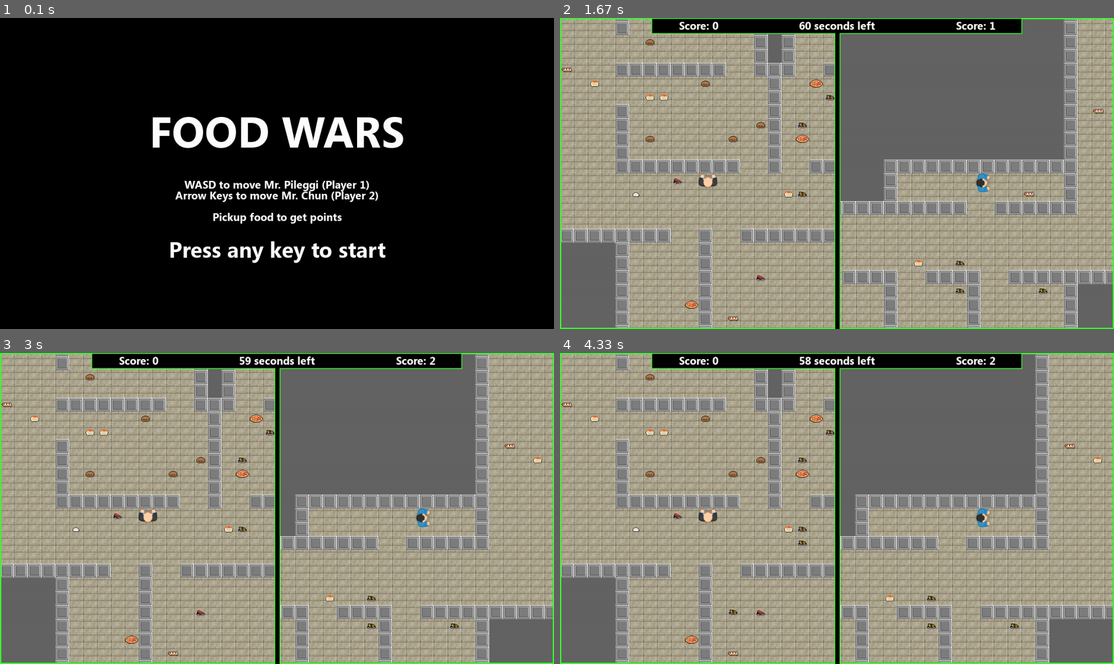
Above: before the commit, frames 1-4 (two rows, left to right).
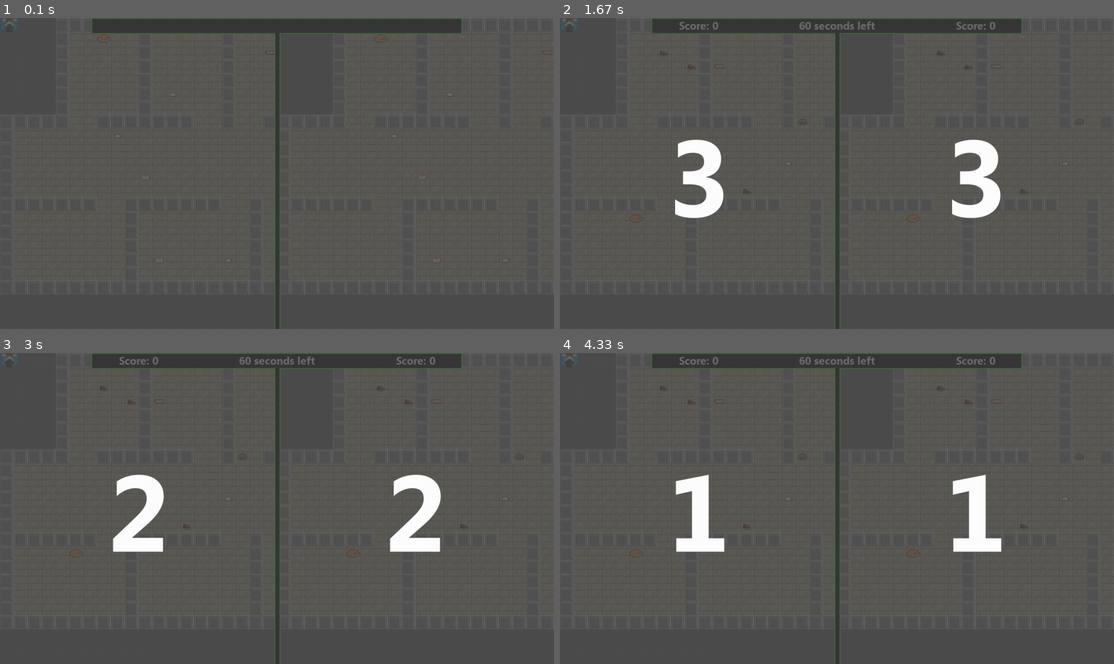
Above: after the commit, the same moments.

Repository: bly852/food-wars
Game: pygame game, started from game.py
The game is run twice, just before and just after one commit, with the same random seed, the same clock (stepped at 60 frames per second) and the same inputs.
Inputs:
- Up to frame 1 (0.1 s): no input
- Up to frame 2 (1.67 s): hold Right from 1.33 s (still down)
- Up to frame 3 (3 s): release Right at 1.8 s
- Up to frame 4 (4.33 s): no input

The runs differ from the first frame. In frame 1, 100% of the frame differs, in the area x 0-100%, y 0-100%; in frame 2, 79%; in frame 3, 81%; in frame 4, 81%.

Commit message:
Added Countdown timer before game and started on new start menu

Diff:
--- a/game.py
+++ b/game.py
@@ -23,7 +23,6 @@
     """
     Game class that contains the entire game
     """
-
     def __init__(self):
         """
         initialize pygame window when an instance is created
@@ -103,10 +102,6 @@
         """
         initializes a new game resetting cameras and sprite groups
         """
-
-        # tells the game it is no longer at the spash screen
-        self.splashscreen = False
-
         # sprite groups to organize all sprites
         self.all_sprites = pygame.sprite.Group()
         self.players = pygame.sprite.Group()
@@ -150,6 +145,7 @@
         """
         main game loop
         """
+        self.splashscreen = False # Tells the game it is no longer at splash screen
         self.playing = True
         self.elapsed_time = 0
         self.foodTimer = 0
@@ -158,6 +154,7 @@
             self.events()
             self.update()
             self.draw()
+            pygame.display.flip()
 
     def quit(self):
         """
@@ -214,9 +211,6 @@
         # draws player score to the screen
         self.draw_text('Score: {}'.format(self.player1.score), self.default_font_bold, 25, white, self.screen_width / 4, 17, align='center')
         self.draw_text('Score: {}'.format(self.player2.score), self.default_font_bold, 25, white, self.screen_width - (self.screen_width / 4), 17, align='center')
-
-        # flip render to the screen
-        pygame.display.flip()
 
     def events(self):
         """
@@ -249,15 +243,28 @@
         """
         shows the games start screen
         """
-        # sets the screen as black
-        self.screen.fill(black)
-
-        # draws splash screen text
-        self.draw_text('FOOD WARS', self.default_font_bold, 100, white, self.screen_width // 2, self.screen_height // 2 - 100, align='center')
-        self.draw_text('WASD to move Mr. Pileggi (Player 1)', self.default_font_bold, 25, white, self.screen_width // 2, self.screen_height // 2 + 25, align='center')
-        self.draw_text('Arrow Keys to move Mr. Chun (Player 2)', self.default_font_bold, 25, white, self.screen_width // 2, self.screen_height // 2 + 50, align='center')
-        self.draw_text('Pickup food to get points', self.default_font_bold, 25, white, self.screen_width // 2, self.screen_height // 2 + 100, align='center')
-        self.draw_text('Press any key to start', self.default_font_bold, 50, white, self.screen_width // 2, self.screen_height // 2 + 175, align='center')
+        # creates a new game instance and fills the background with it
+        self.new()
+        self.camera1.update(self.player1)
+        self.camera2.update(self.player2)
+        self.player1_cam.fill(lightgrey)
+        self.player2_cam.fill(lightgrey)
+        for sprite in self.all_sprites:
+            self.player1_cam.blit(sprite.image, self.camera1.apply(sprite))
+        for sprite in self.all_sprites:
+            self.player2_cam.blit(sprite.image, self.camera2.apply(sprite))
+        self.screen.blit(self.player1_cam, (0, 0))
+        self.screen.blit(self.player2_cam, (self.screen_width / 2, 0))
+        pygame.draw.line(self.screen, gui_accent_colour, (self.screen_width / 2, 0), (self.screen_width / 2, self.screen_height), 14)
+        pygame.draw.rect(self.screen, gui_accent_colour, ((self.screen_width / 4) - (self.screen_width / 12) - 2, 0, self.screen_width - (self.screen_width / 4) - (self.screen_width / 12) + 4, 37))
+        pygame.draw.line(self.screen, black, (self.screen_width / 2, 2), (self.screen_width / 2, self.screen_height), 10)
+        pygame.draw.rect(self.screen, black, ((self.screen_width / 4) - (self.screen_width / 12), 2, self.screen_width - (self.screen_width / 4) - (self.screen_width / 12), 33))
+
+        # covers the screen in a transparent grey layer
+        self.screen.blit(self.game_over, (0, 0))
+
+
+        # draws splash screen buttons
 
         self.splashscreen = True
 
@@ -324,10 +331,66 @@
                             else:
                                 waiting = False
 
+    def countdown(self):
+        start_time = time.time()
+        counting = True
+        if not self.splashscreen:
+            self.update()
+        while counting:
+            if self.splashscreen == True:
+                self.camera1.update(self.player1)
+                self.camera2.update(self.player2)
+                self.player1_cam.fill(lightgrey)
+                self.player2_cam.fill(lightgrey)
+                for sprite in self.all_sprites:
+                    self.player1_cam.blit(sprite.image, self.camera1.apply(sprite))
+                for sprite in self.all_sprites:
+                    self.player2_cam.blit(sprite.image, self.camera2.apply(sprite))
+                self.screen.blit(self.player1_cam, (0, 0))
+                self.screen.blit(self.player2_cam, (self.screen_width / 2, 0))
+                pygame.draw.line(self.screen, gui_accent_colour, (self.screen_width / 2, 0), (self.screen_width / 2, self.screen_height), 14)
+                pygame.draw.rect(self.screen, gui_accent_colour, ((self.screen_width / 4) - (self.screen_width / 12) - 2, 0, self.screen_width - (self.screen_width / 4) - (self.screen_width / 12) + 4, 37))
+                pygame.draw.line(self.screen, black, (self.screen_width / 2, 2), (self.screen_width / 2, self.screen_height), 10)
+                pygame.draw.rect(self.screen, black, ((self.screen_width / 4) - (self.screen_width / 12), 2, self.screen_width - (self.screen_width / 4) - (self.screen_width / 12), 33))
+                self.draw_text('{} seconds left'.format(time_limit), self.default_font_bold, 25, white, self.screen_width / 2, 17, align='center')
+                self.draw_text('Score: {}'.format(self.player1.score), self.default_font_bold, 25, white, self.screen_width / 4, 17, align='center')
+                self.draw_text('Score: {}'.format(self.player2.score), self.default_font_bold, 25, white, self.screen_width - (self.screen_width / 4), 17, align='center')
+            else:
+                self.draw()
+
+            self.screen.blit(self.game_over, (0, 0))
+
+            if time.time() - start_time <= 1:
+                # player 1 countdown
+                self.draw_text('3', self.default_font_bold, 250, white, self.screen_width/4, self.screen_height/2, align='center')
+
+                # player 2 countdown
+                self.draw_text('3', self.default_font_bold, 250, white, self.screen_width-(self.screen_width/4), self.screen_height/2, align='center')
+
+            elif time.time() - start_time <=2:
+                # player 1 countdown
+                self.draw_text('2', self.default_font_bold, 250, white, self.screen_width/4, self.screen_height/2, align='center')
+
+                # player 2 countdown
+                self.draw_text('2', self.default_font_bold, 250, white, self.screen_width-(self.screen_width/4), self.screen_height/2, align='center')
+
+            elif time.time() - start_time <=3:
+                # player 1 countdown
+                self.draw_text('1', self.default_font_bold, 250, white, self.screen_width/4, self.screen_height/2, align='center')
+
+                # player 2 countdown
+                self.draw_text('1', self.default_font_bold, 250, white, self.screen_width-(self.screen_width/4), self.screen_height/2, align='center')
+
+            elif time.time() - start_time >=3:
+                counting = False
+            self.fpsClock.tick(fps)
+            pygame.display.flip()
+
 
 game = Game() # creates an instance of the game
 game.show_start_screen() # runs the start screen with instructions
 while True:
     game.new() # generates a new level
+    game.countdown() # runs countdown timer before game starts
     game.run() # runs the game loop
     game.show_game_over() # show the game over screen with option to play again
